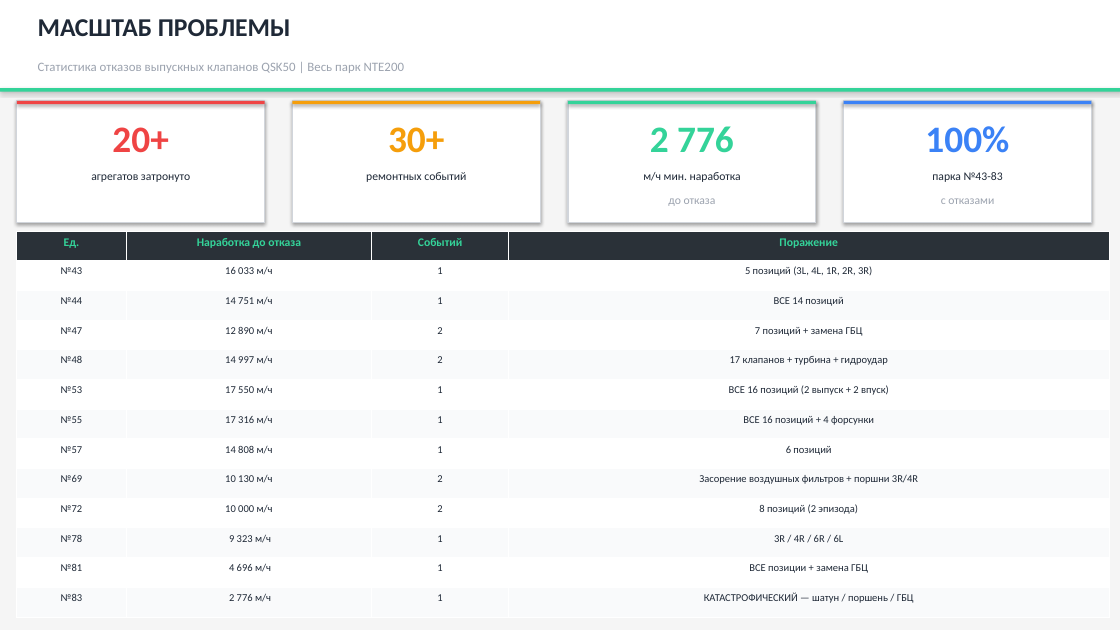
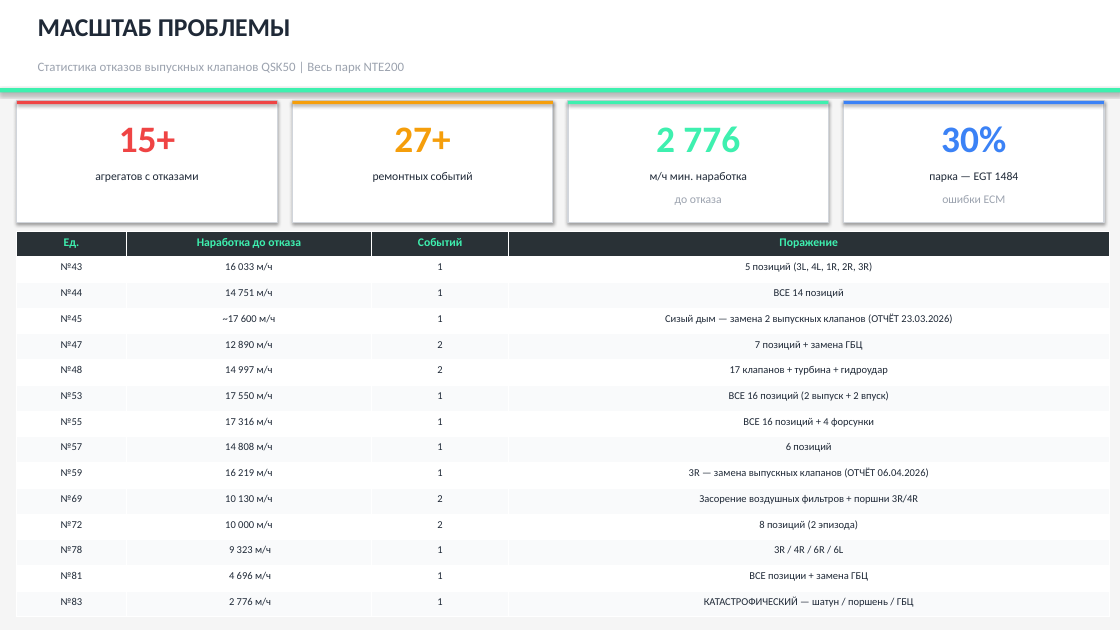
Before and after one commit to victorekuznetsov/NTE200, a slide deck: slide 3 of Презентация_анализ_клапанов_QSK50_NTE200.pptx. Drawn at 1120x630 pixels with LibreOffice and Linux fonts; fonts in the diff are those of the drawing. Boxes give left, top, right and bottom in pixels: in the first picture for what was removed or moved away, otherwise in the second. Text is boxed around its words. In the diff, an @@ line names an element or a change of style, - is before the commit and + after.

```diff
--- a/Презентация_анализ_клапанов_QSK50_NTE200.pptx
+++ b/Презентация_анализ_клапанов_QSK50_NTE200.pptx
@@ rectangle at box(0, 88, 1120, 92): fill #34D399 to #3EF0AF @@
@@ rectangle: place and size @@
-rectangle at box(17, 101, 265, 223)
+rectangle at box(17, 101, 277, 223)
@@ rectangle: place and size @@
-rectangle at box(17, 101, 265, 104)
+rectangle at box(17, 101, 277, 104)
@@ rectangle: place and size @@
-rectangle at box(292, 101, 540, 223)
+rectangle at box(292, 101, 553, 223)
@@ rectangle: place and size @@
-rectangle at box(292, 101, 540, 104)
+rectangle at box(292, 101, 553, 104)
@@ rectangle: place and size @@
-rectangle at box(568, 101, 816, 223)
+rectangle at box(568, 101, 828, 223)
@@ rectangle at box(568, 101, 828, 104): fill #34D399 to #3EF0AF @@
@@ rectangle: place and size @@
-rectangle at box(568, 101, 816, 104)
+rectangle at box(568, 101, 828, 104)
@@ text "2 776" at box(656, 126, 740, 153): text colour #34D399 to #3EF0AF @@
@@ rectangle: place and size @@
-rectangle at box(844, 101, 1091, 223)
+rectangle at box(844, 101, 1104, 223)
@@ rectangle: place and size @@
-rectangle at box(844, 101, 1091, 104)
+rectangle at box(844, 101, 1104, 104)
@@ text at box(119, 127, 175, 153): text changed @@
-20+
+15+
@@ text at box(394, 127, 450, 152): text changed @@
-30+
+27+
@@ text at box(941, 126, 1006, 153): text changed @@
-100%
+30%
@@ text at box(95, 174, 199, 182): text changed @@
-агрегатов затронуто
+агрегатов с отказами
@@ text "ремонтных событий": place and size @@
-text "ремонтных событий" at box(366, 172, 466, 182)
+text "ремонтных событий" at box(373, 172, 473, 182)
@@ text "м/ч мин. наработка": place and size @@
-text "м/ч мин. наработка" at box(643, 172, 741, 182)
+text "м/ч мин. наработка" at box(650, 172, 747, 182)
@@ text at box(929, 172, 1019, 182): text changed @@
-парка №43-83
+парка — EGT 1484
@@ text "до отказа": place and size @@
-text "до отказа" at box(668, 198, 716, 206)
+text "до отказа" at box(675, 197, 722, 205)
@@ text at box(942, 195, 1006, 203): text changed @@
-с отказами
+ошибки ECM
@@ table at box(17, 231, 1108, 618) @@
+row 4: №45 | ~17 600 м/ч | 1 | Сизый дым — замена 2 выпускных клапанов (ОТЧЁТ 23.03.2026)
+row 10: №59 | 16 219 м/ч | 1 | 3R — замена выпускных клапанов (ОТЧЁТ 06.04.2026)
```
Also in this commit, not shown: 18 other slides changed, 4 slides added, 1 slide removed, 3 other files.
